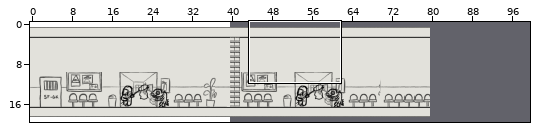
Level history. Tiled map: assets/map/tiled/map_structured.tmx. Above: a wide view before the commit, with the close-up outlined.
Close-up. Earlier state:
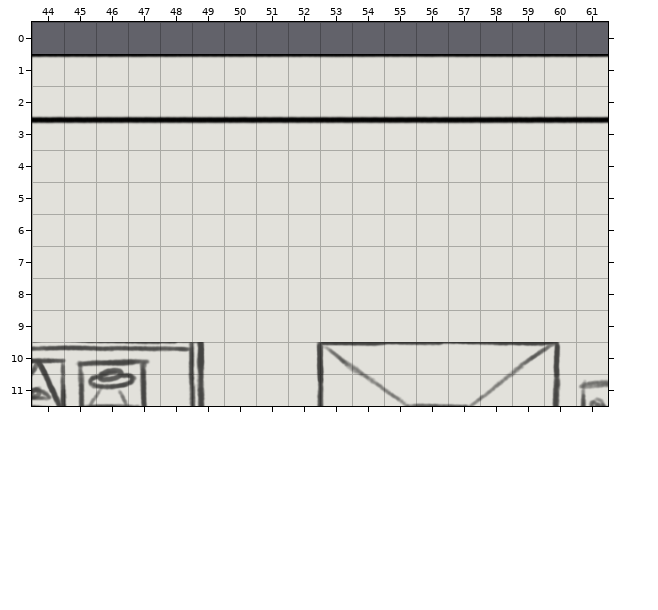
Cells are 32x32 px. Shown: x 44..61, y 0..11. The commit also changed other parts of the map, which this record leaves out. The old version is drawn lined up with the new one.
Once edited:
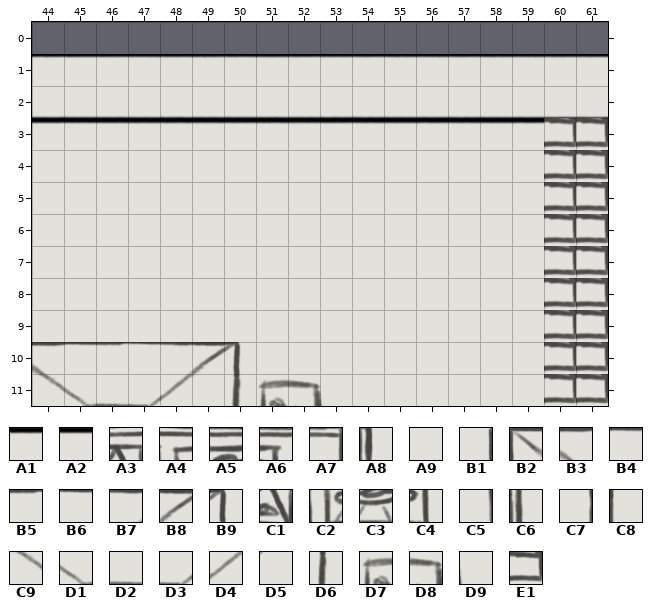
Key: from "Graphic Design Test": A1 135, A2 136, A3 163, A4 164, A5 165, A6 166, A7 167, A8 168, A9 169, B1 171, B2 172, B3 173, B4 174, B5 175, B6 176, B7 177, B8 178, B9 179, C1 213, C2 214, C3 215, C4 216, C5 217, C6 218, C7 221, C8 222, C9 223, D1 224, D2 225, D3 226, D4 227, D5 228, D6 229, D7 230, D8 231, D9 232, E1 263.
__ is an empty cell.
From old to new:
map size 80x20 -> 100x20 cells
Layer "zone2/backgroundScenery":
Tile A3 is removed in row 10 at x 44.
Tile A4 is removed in row 10 at x 45.
Tile A5 is removed in row 10 at x 46.
Tile A6 is removed in row 10 at x 47.
Tile A7 is removed in row 10 at x 48.
Tile A8 is removed in row 10 at x 49.
Tile A9 is removed in rows 4 to 9 at x 60 to 61; in row 10 at x 50 and 61; in row 11 at x 50 to 51.
Tile B1 is removed in row 10 at x 52.
Tile B2 is removed in row 10 at x 53.
Tile B3 is removed in row 10 at x 54.
Tile B4 is removed in row 10 at x 55.
Tile B5 is removed in row 10 at x 56.
Tile B6 is removed in row 10 at x 57.
Tile B7 is removed in row 10 at x 58.
Tile B8 is removed in row 10 at x 59.
Tile B9 is removed in row 10 at x 60.
Tile C1 is removed in row 11 at x 44.
Tile C2 is removed in row 11 at x 45.
Tile C3 is removed in row 11 at x 46.
Tile C4 is removed in row 11 at x 47.
Tile C5 is removed in row 11 at x 48.
Tile C6 is removed in row 11 at x 49.
Tile C7 is removed in row 11 at x 52.
Tile C8 is removed in row 11 at x 53.
Tile C9 is removed in row 11 at x 54.
Tile D1 is removed in row 11 at x 55.
Tile D2 is removed in row 11 at x 56.
Tile D3 is removed in row 11 at x 57.
Tile D4 is removed in row 11 at x 58.
Tile D6 is removed in row 11 at x 60.
Tile D7 is removed in row 11 at x 61.
Layer "zone2/ground":
Tile A1 is removed in row 3 at x 60.
Tile A2 is removed in row 3 at x 61.
Layer "zone1/backgroundScenery":
Tile A9 now appears in row 10 at x 52 to 59; in row 11 at x 54 to 58.
Tile B3 now appears in row 10 at x 44.
Tile B4 now appears in row 10 at x 45.
Tile B5 now appears in row 10 at x 46.
Tile B6 now appears in row 10 at x 47.
Tile B7 now appears in row 10 at x 48.
Tile B8 now appears in row 10 at x 49.
Tile B9 now appears in row 10 at x 50.
Tile C9 now appears in row 11 at x 44.
Tile D1 now appears in row 11 at x 45.
Tile D2 now appears in row 11 at x 46.
Tile D3 now appears in row 11 at x 47.
Tile D4 now appears in row 11 at x 48.
Tile D5 now appears in row 11 at x 49.
Tile D6 now appears in row 11 at x 50.
Tile D7 now appears in row 11 at x 51.
Tile D8 now appears in row 11 at x 52.
Tile D9 now appears in row 11 at x 53.
Layer "wall1/backgroundScenery":
Tile E1 now appears in rows 3 to 11 at x 60 to 61.
Changed places in both close-ups, as pixel boxes (x1, y1, x2, y2):
changed: (32, 118, 608, 406)
